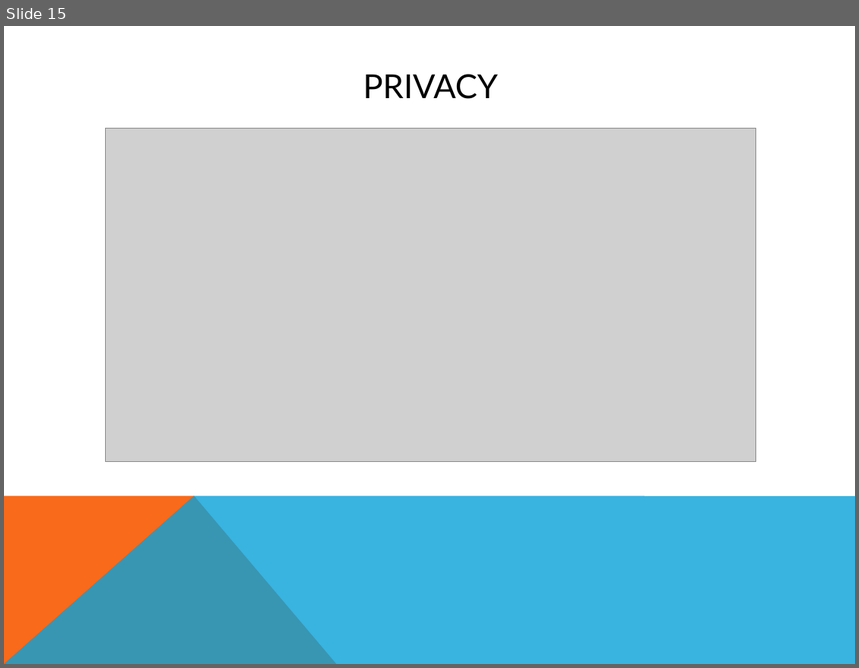
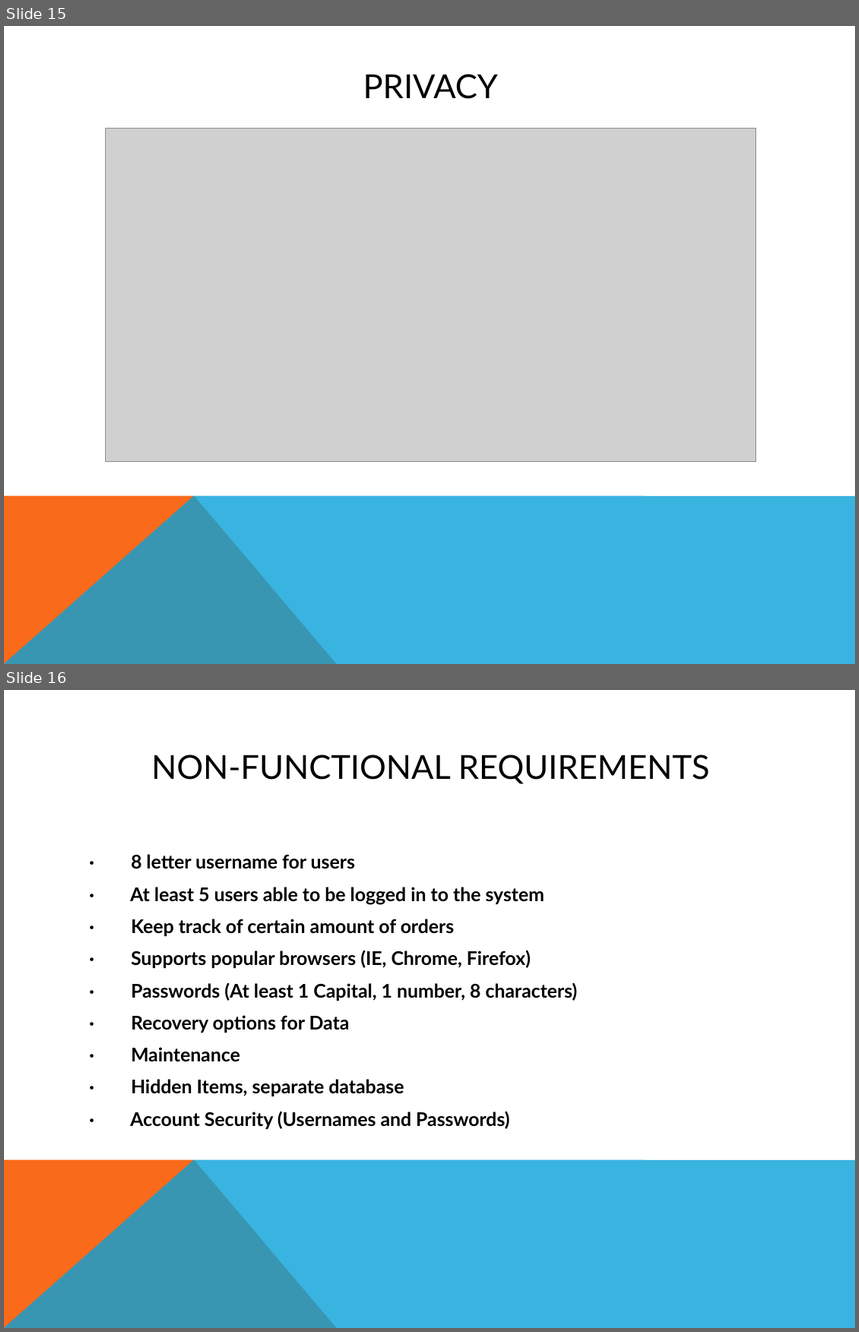
Before and after one commit to Dyndrilliac/cen-4010-assignments, a slide deck: Design Documents/PresentationSoftEng.pptx. Shown one above the other, each under a label of ours: slide 15 before the commit, slides 15 and 16 after it. The pictures are 859x668 and 859x1332 pixels, drawn with LibreOffice and Linux fonts; fonts in the diff are those of the drawing; grey boxes stand for pictures. Boxes give left, top, right and bottom in pixels: in the first picture for what was removed or moved away, otherwise in the second. Text is boxed around its words. In the diff, an @@ line names an element or a change of style, - is before the commit and + after.

Commit message:
Added Non-Functional Requirements to powerpoint

```diff
--- a/Design Documents/PresentationSoftEng.pptx
+++ b/Design Documents/PresentationSoftEng.pptx
@@ slide 16 added at bbox=[4, 690, 855, 1328], background #FFFFFF; not listed: 2 template elements that a slide beside it also shows @@
@@ title added at bbox=[151, 755, 710, 784], 28 pt, text #000000 @@
+NON-FUNCTIONAL REQUIREMENTS
@@ text added at bbox=[130, 854, 578, 1130], 16 pt, text #000000, bold @@
+· 8 letter username for users
+· At least 5 users able to be logged in to the system
+· Keep track of certain amount of orders
+· Supports popular browsers (IE, Chrome, Firefox)
+· Passwords (At least 1 Capital, 1 number, 8 characters)
+· Recovery options for Data
+· Maintenance
+· Hidden Items, separate database
+· Account Security (Usernames and Passwords)
```
